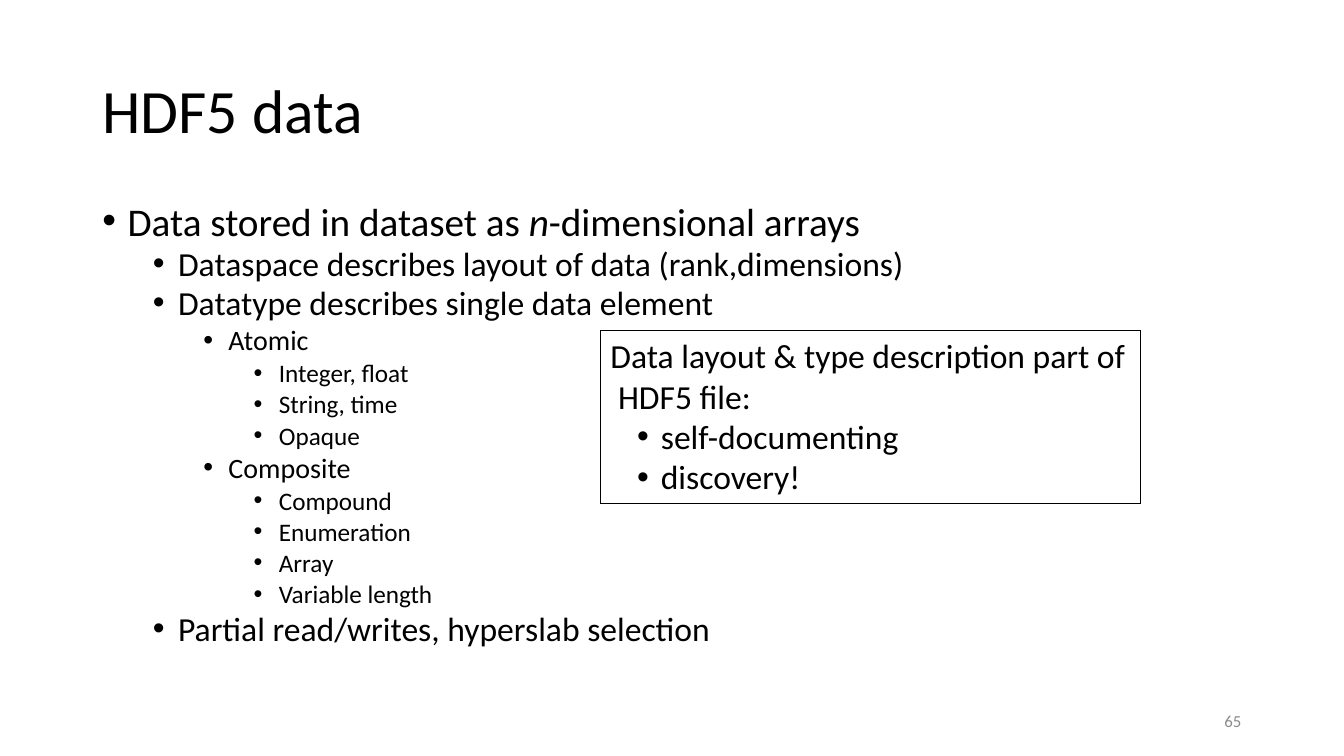
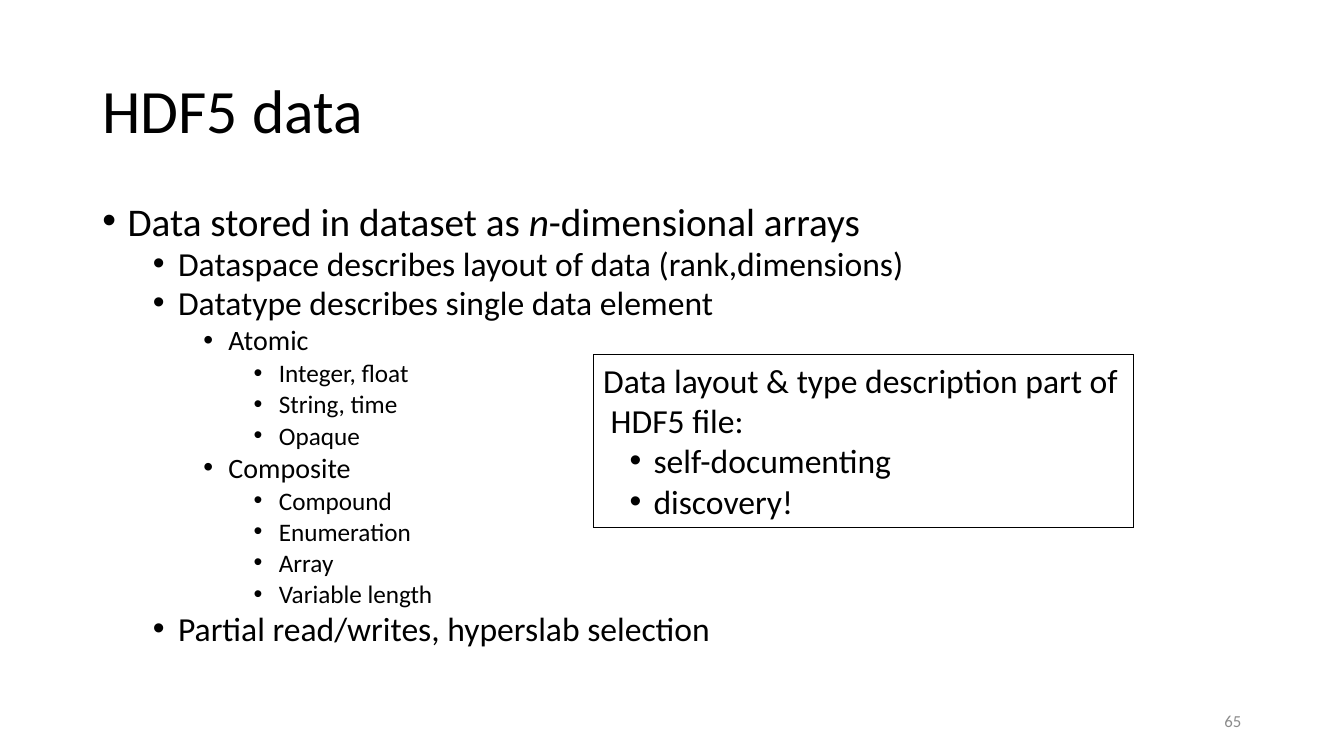
Before and after one commit to gjbex/Scientific-Python, a slide deck: slide 65 of scientific_python.pptx. Drawn at 1344x756 pixels with LibreOffice and Linux fonts; fonts in the diff are those of the drawing. Boxes give left, top, right and bottom in pixels: in the first picture for what was removed or moved away, otherwise in the second. Text is boxed around its words. In the diff, an @@ line names an element or a change of style, - is before the commit and + after.

```diff
--- a/scientific_python.pptx
+++ b/scientific_python.pptx
@@ rectangle "Data layout & type description ...": place and size @@
-rectangle "Data layout & type description ..." at [601, 331, 1141, 504]
+rectangle "Data layout & type description ..." at [594, 355, 1134, 528]
```
Also in this commit, not shown: 13 other slides changed.
